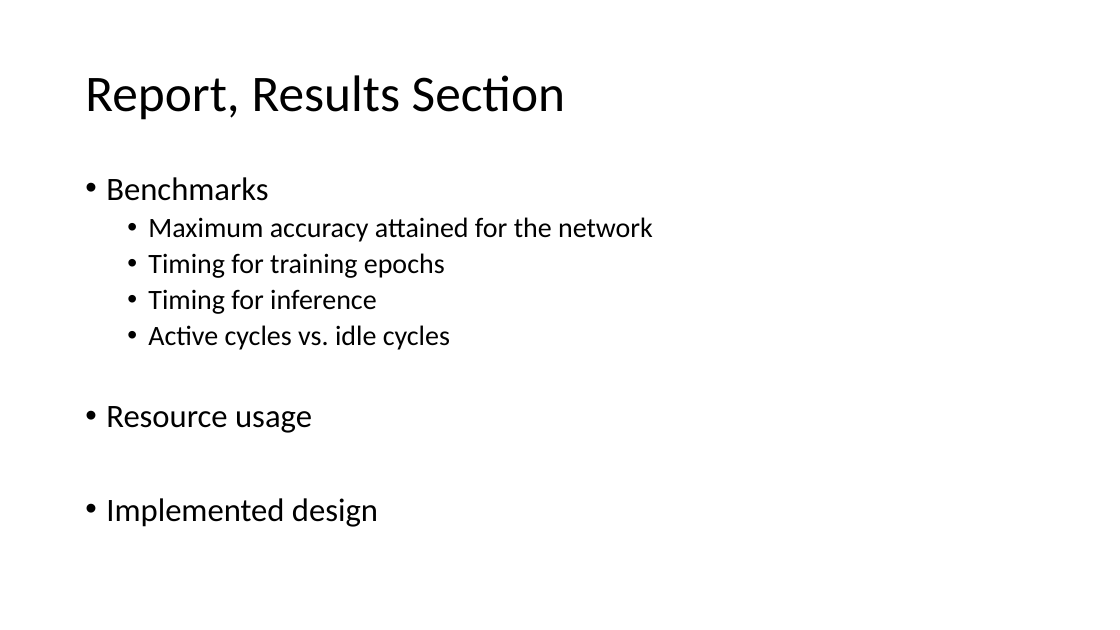
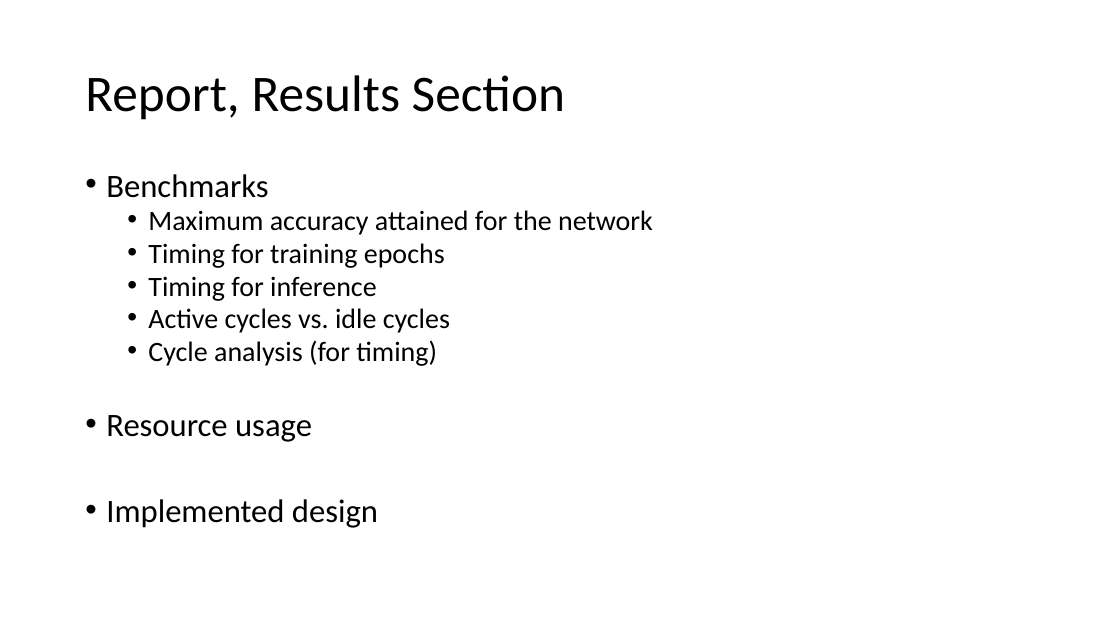
Before and after one commit to erikgroving/NeuralNetworkHardwareAccelerator, a slide deck: slide 5 of WeeklyPresentations/update13_06_17.pptx (slide 4 before the commit). Drawn at 1120x630 pixels with LibreOffice and Linux fonts; fonts in the diff are those of the drawing. Boxes give left, top, right and bottom in pixels: in the first picture for what was removed or moved away, otherwise in the second. Text is boxed around its words. In the diff, an @@ line names an element or a change of style, - is before the commit and + after.

Commit message:
results added

```diff
--- a/WeeklyPresentations/update13_06_17.pptx
+++ b/WeeklyPresentations/update13_06_17.pptx
@@ text at bbox=[106, 174, 653, 528]: line spacing 0.9 to 0.8 @@
@@ text at bbox=[148, 340, 437, 366]: paragraph added @@
+  • Cycle analysis (for timing)
```
Also in this commit, not shown: 1 other slide changed, 1 slide added, 7 other files.
